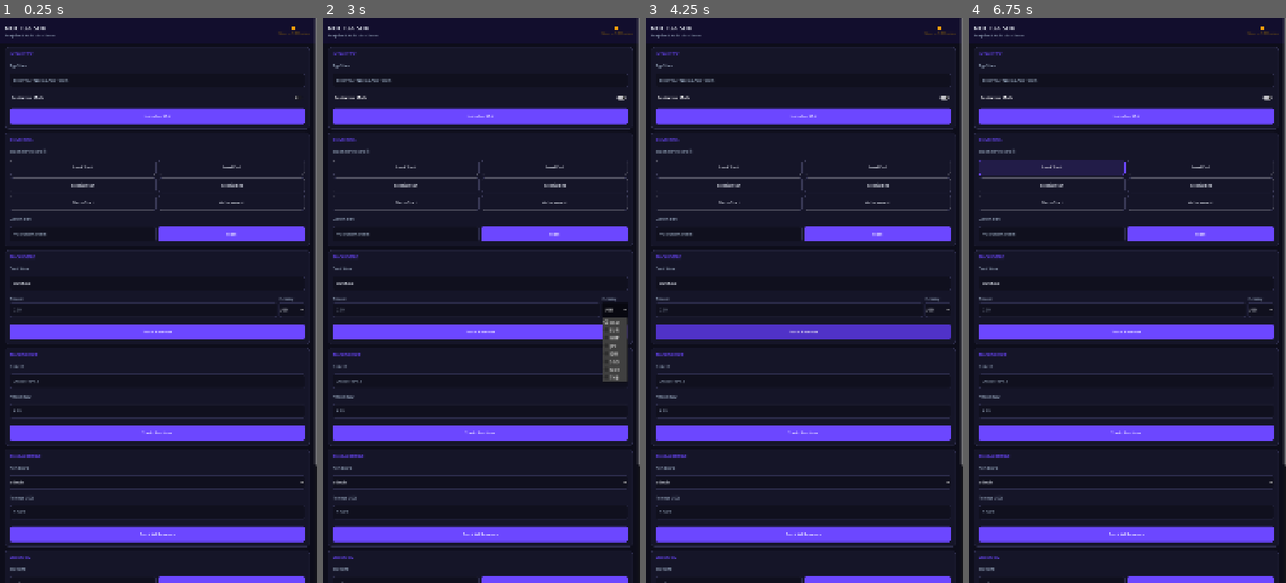
Above: before the commit, frames 1-4 (left to right).
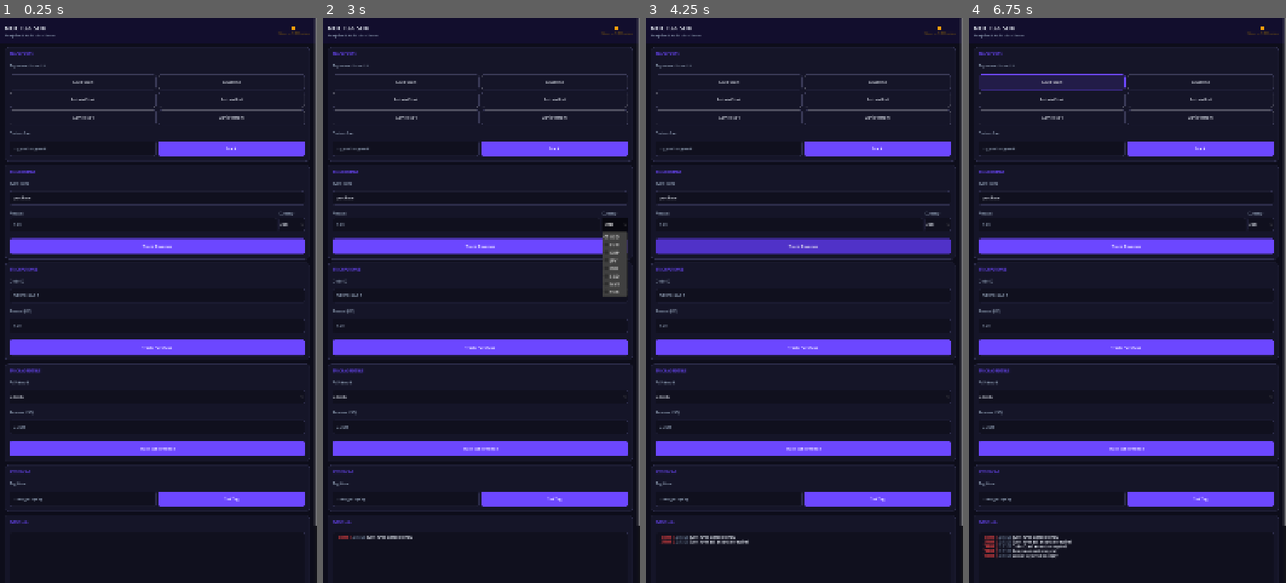
Above: after the commit, the same moments.

Repository: NoctuaLabs/noctua-godot-sample
Game: Godot game, scene res://scenes/main.tscn
Two runs of this game, one before a commit and one after it. Both use one fixed random seed, a clock stepped at 60 frames per second and the inputs below.
Inputs (mouse positions are in pixels of both pictures, inside the frame that each line leads up to):
- Up to frame 1 (0.25 s): no input
- Up to frame 2 (3 s): click (481, 97) at 0.5 s, where only the run before the commit has a clickable "Production Mode"; click (481, 114) at 1.25 s, where only the run before the commit has a clickable "Initialize SDK"; click "Track" at 2 s; click "USD" at 2.75 s
- Up to frame 3 (4.25 s): click "Track Revenue" at 3.5 s
- Up to frame 4 (6.75 s): click "Track Purchase" at 4.25 s; click "Track Ad Revenue" at 5 s; click (1200, 498) at 5.75 s, where only the run after the commit has a clickable "Set Tag"; click "Level Start" at 6.5 s

The runs differ from the first frame. In frame 1, 28% of the frame differs, in the area x 1-100%, y 6-100%; in frame 2, 29%; in frame 3, 28%; in frame 4, 30%.
Error after the commit: Compile Error: Failed to compile depended scripts. (res://scripts/main.gd:0)

Commit message:
fix: wire sample app to SDK submodule, remove manual init
- Autoload now points to res://sdk/gd/noctua.gd (SDK source of truth)
- Remove local scripts/noctua.gd redundant wrapper
- Remove manual AppToken / Initialize SDK UI section — SDK auto-inits
  from noctuagg.json via native plugin lifecycle
- Remove unused Noctua/AppToken project setting
- Rename _label() param size→font_sz to fix Control.size shadow warning
- All track_* calls already match the fixed SDK bridge methods

Diff:
--- a/project.godot
+++ b/project.godot
@@ -7,10 +7,6 @@
 ;   param=value ; assign values to parameters
 
 config_version=5
-
-[Noctua]
-
-AppToken=""
 
 [application]
 
@@ -22,7 +18,7 @@
 
 [autoload]
 
-adjust="*res://scripts/noctua.gd"
+adjust="*res://sdk/gd/noctua.gd"
 
 [display]
 
--- a/scripts/main.gd
+++ b/scripts/main.gd
@@ -3,7 +3,7 @@
 # ── Color Palette ──────────────────────────────────────────────────────────
 const COL_BG        := Color(0.051, 0.051, 0.102)       # #0D0D1A
 const COL_CARD      := Color(0.082, 0.082, 0.157)       # #151528
-const COL_HEADER_BG := Color(0.071, 0.055, 0.176)       # #12 0E2D
+const COL_HEADER_BG := Color(0.071, 0.055, 0.176)       # #120E2D
 const COL_ACCENT    := Color(0.424, 0.278, 1.000)       # #6C47FF
 const COL_ACCENT_DK := Color(0.314, 0.196, 0.784)       # #5032C8
 const COL_TEXT      := Color(0.886, 0.906, 0.941)       # #E2E8F0
@@ -23,14 +23,9 @@
 const S_PAD     := 16
 const MAX_LOG   := 60
 
-# ── State ──────────────────────────────────────────────────────────────────
-var _sdk_ready := false
-
 # ── UI References ──────────────────────────────────────────────────────────
 var _status_dot   : ColorRect
 var _status_label : Label
-var _token_input  : LineEdit
-var _prod_toggle  : CheckButton
 var _rev_event    : LineEdit
 var _rev_amount   : LineEdit
 var _rev_currency : OptionButton
@@ -54,15 +49,14 @@
 func _refresh_status() -> void:
 	if Engine.has_singleton("GodotNoctua"):
 		_set_status(COL_SUCCESS, "Native SDK Connected")
-		_sdk_ready = true
 	elif OS.has_feature("editor"):
 		_set_status(COL_WARNING, "Editor  —  SDK Inactive")
 	else:
 		_set_status(COL_ERROR, "Plugin Not Found")
 
 func _set_status(color: Color, text: String) -> void:
-	_status_dot.color   = color
-	_status_label.text  = text
+	_status_dot.color      = color
+	_status_label.text     = text
 	_status_label.modulate = color
 
 # ══════════════════════════════════════════════════════════════════════════
@@ -88,7 +82,6 @@
 	scroll.add_child(root)
 
 	_build_header(root)
-	_build_section_init(root)
 	_build_section_events(root)
 	_build_section_revenue(root)
 	_build_section_purchase(root)
@@ -119,9 +112,8 @@
 	lv.add_theme_constant_override("separation", 3)
 	row.add_child(lv)
 
-	var title := _label("NOCTUA SDK", COL_TEXT, 22)
-	lv.add_child(title)
-	lv.add_child(_label("Analytics & Attribution Demo", COL_SUBTEXT, 12))
+	lv.add_child(_lbl("NOCTUA SDK", COL_TEXT, 22))
+	lv.add_child(_lbl("Analytics & Attribution Demo", COL_SUBTEXT, 12))
 
 	# status block
 	var sv := VBoxContainer.new()
@@ -136,39 +128,15 @@
 	_status_dot.color = COL_WARNING
 	dot_wrap.add_child(_status_dot)
 
-	_status_label = _label("Checking...", COL_SUBTEXT, 10)
+	_status_label = _lbl("Checking...", COL_SUBTEXT, 10)
 	_status_label.horizontal_alignment = HORIZONTAL_ALIGNMENT_CENTER
 	sv.add_child(_status_label)
 
-# ── Initialize SDK ─────────────────────────────────────────────────────────
-
-func _build_section_init(p: VBoxContainer) -> void:
-	var vb := _section(p, "INITIALIZE SDK")
-
-	vb.add_child(_label("App Token", COL_SUBTEXT, 11))
-	vb.add_child(_vspace(4))
-	_token_input = _lineedit("Enter your Noctua App Token")
-	_token_input.secret = true
-	_token_input.secret_character = "•"
-	vb.add_child(_token_input)
-
-	vb.add_child(_vspace(10))
-
-	_prod_toggle = CheckButton.new()
-	_prod_toggle.text = "Production Mode"
-	_prod_toggle.button_pressed = false
-	_prod_toggle.add_theme_color_override("font_color", COL_TEXT)
-	_prod_toggle.add_theme_font_size_override("font_size", 13)
-	vb.add_child(_prod_toggle)
-
-	vb.add_child(_vspace(12))
-	vb.add_child(_btn_primary("Initialize SDK", _on_init_pressed))
-
 # ── Track Events ───────────────────────────────────────────────────────────
 
 func _build_section_events(p: VBoxContainer) -> void:
 	var vb := _section(p, "TRACK EVENTS")
-	vb.add_child(_label("Tap an event to send it", COL_SUBTEXT, 11))
+	vb.add_child(_lbl("Tap an event to send it", COL_SUBTEXT, 11))
 	vb.add_child(_vspace(8))
 
 	var events := [
@@ -194,7 +162,7 @@
 		grid.add_child(btn)
 
 	vb.add_child(_vspace(10))
-	vb.add_child(_label("Custom Event", COL_SUBTEXT, 11))
+	vb.add_child(_lbl("Custom Event", COL_SUBTEXT, 11))
 	vb.add_child(_vspace(4))
 
 	var row := HBoxContainer.new()
@@ -214,7 +182,7 @@
 func _build_section_revenue(p: VBoxContainer) -> void:
 	var vb := _section(p, "TRACK REVENUE")
 
-	vb.add_child(_label("Event Name", COL_SUBTEXT, 11))
+	vb.add_child(_lbl("Event Name", COL_SUBTEXT, 11))
 	vb.add_child(_vspace(4))
 	_rev_event = _lineedit("purchase")
 	_rev_event.text = "purchase"
@@ -230,14 +198,14 @@
 	ac.size_flags_horizontal = Control.SIZE_EXPAND_FILL
 	ac.add_theme_constant_override("separation", 4)
 	row.add_child(ac)
-	ac.add_child(_label("Amount", COL_SUBTEXT, 11))
+	ac.add_child(_lbl("Amount", COL_SUBTEXT, 11))
 	_rev_amount = _lineedit("0.99")
 	ac.add_child(_rev_amount)
 
 	var cc := VBoxContainer.new()
 	cc.add_theme_constant_override("separation", 4)
 	row.add_child(cc)
-	cc.add_child(_label("Currency", COL_SUBTEXT, 11))
+	cc.add_child(_lbl("Currency", COL_SUBTEXT, 11))
 	_rev_currency = _option_currencies()
 	cc.add_child(_rev_currency)
 
@@ -249,13 +217,13 @@
 func _build_section_purchase(p: VBoxContainer) -> void:
 	var vb := _section(p, "TRACK PURCHASE")
 
-	vb.add_child(_label("Order ID", COL_SUBTEXT, 11))
+	vb.add_child(_lbl("Order ID", COL_SUBTEXT, 11))
 	vb.add_child(_vspace(4))
 	_order_id = _lineedit("ORDER-%d" % randi_range(10000, 99999))
 	vb.add_child(_order_id)
 
 	vb.add_child(_vspace(10))
-	vb.add_child(_label("Amount (USD)", COL_SUBTEXT, 11))
+	vb.add_child(_lbl("Amount (USD)", COL_SUBTEXT, 11))
 	vb.add_child(_vspace(4))
 	_pur_amount = _lineedit("4.99")
 	vb.add_child(_pur_amount)
@@ -268,7 +236,7 @@
 func _build_section_ad_revenue(p: VBoxContainer) -> void:
 	var vb := _section(p, "TRACK AD REVENUE")
 
-	vb.add_child(_label("Ad Network", COL_SUBTEXT, 11))
+	vb.add_child(_lbl("Ad Network", COL_SUBTEXT, 11))
 	vb.add_child(_vspace(4))
 	_ad_source = OptionButton.new()
 	for src in ["admob", "applovin", "ironsource", "unity_ads", "mopub", "vungle", "chartboost"]:
@@ -279,7 +247,7 @@
 	vb.add_child(_ad_source)
 
 	vb.add_child(_vspace(10))
-	vb.add_child(_label("Revenue (USD)", COL_SUBTEXT, 11))
+	vb.add_child(_lbl("Revenue (USD)", COL_SUBTEXT, 11))
 	vb.add_child(_vspace(4))
 	_ad_revenue = _lineedit("0.0025")
 	vb.add_child(_ad_revenue)
@@ -292,7 +260,7 @@
 func _build_section_session(p: VBoxContainer) -> void:
 	var vb := _section(p, "SESSION TAG")
 
-	vb.add_child(_label("Tag Name", COL_SUBTEXT, 11))
+	vb.add_child(_lbl("Tag Name", COL_SUBTEXT, 11))
 	vb.add_child(_vspace(4))
 
 	var row := HBoxContainer.new()
@@ -314,10 +282,10 @@
 
 	var log_bg := PanelContainer.new()
 	var ls := StyleBoxFlat.new()
-	ls.bg_color          = COL_INPUT
-	ls.corner_radius_top_left     = 8
-	ls.corner_radius_top_right    = 8
-	ls.corner_radius_bottom_left  = 8
+	ls.bg_color                  = COL_INPUT
+	ls.corner_radius_top_left    = 8
+	ls.corner_radius_top_right   = 8
+	ls.corner_radius_bottom_left = 8
 	ls.corner_radius_bottom_right = 8
 	ls.border_width_left   = 1
 	ls.border_width_right  = 1
@@ -331,33 +299,20 @@
 	log_bg.add_child(lm)
 
 	_log_rtl = RichTextLabel.new()
-	_log_rtl.bbcode_enabled          = true
-	_log_rtl.custom_minimum_size.y   = 220
-	_log_rtl.scroll_following        = true
-	_log_rtl.size_flags_vertical     = Control.SIZE_EXPAND_FILL
+	_log_rtl.bbcode_enabled         = true
+	_log_rtl.custom_minimum_size.y  = 220
+	_log_rtl.scroll_following       = true
+	_log_rtl.size_flags_vertical    = Control.SIZE_EXPAND_FILL
 	_log_rtl.add_theme_color_override("default_color", COL_TEXT)
 	_log_rtl.add_theme_font_size_override("normal_font_size", 11)
 	lm.add_child(_log_rtl)
 
 	vb.add_child(_vspace(8))
-
-	var clear_btn := _btn_secondary("Clear Log", _on_clear_log)
-	vb.add_child(clear_btn)
+	vb.add_child(_btn_secondary("Clear Log", _on_clear_log))
 
 # ══════════════════════════════════════════════════════════════════════════
 # EVENT HANDLERS
 # ══════════════════════════════════════════════════════════════════════════
-
-func _on_init_pressed() -> void:
-	var token := _token_input.text.strip_edges()
-	if token.is_empty():
-		_log("ERROR", "App Token is required", COL_ERROR)
-		return
-	var prod := _prod_toggle.button_pressed
-	adjust.init(token, prod)
-	_sdk_ready = true
-	_set_status(COL_SUCCESS, "SDK Initialized")
-	_log("INIT", "token=...%s  mode=%s" % [token.right(4), "prod" if prod else "sandbox"], COL_SUCCESS)
 
 func _on_event_pressed(event_name: String) -> void:
 	adjust.track_event(event_name)
@@ -431,10 +386,10 @@
 
 	var pc := PanelContainer.new()
 	var s  := StyleBoxFlat.new()
-	s.bg_color                  = COL_CARD
-	s.corner_radius_top_left    = S_RADIUS
-	s.corner_radius_top_right   = S_RADIUS
-	s.corner_radius_bottom_left = S_RADIUS
+	s.bg_color                   = COL_CARD
+	s.corner_radius_top_left     = S_RADIUS
+	s.corner_radius_top_right    = S_RADIUS
+	s.corner_radius_bottom_left  = S_RADIUS
 	s.corner_radius_bottom_right = S_RADIUS
 	s.border_width_left   = 1
 	s.border_width_right  = 1
@@ -451,15 +406,12 @@
 	vb.add_theme_constant_override("separation", 6)
 	inner.add_child(vb)
 
-	# accent section title
-	var t := _label(title, COL_ACCENT, 11)
-	vb.add_child(t)
-
-	# thin divider
+	vb.add_child(_lbl(title, COL_ACCENT, 11))
+
 	var sep := HSeparator.new()
 	var ds  := StyleBoxFlat.new()
-	ds.bg_color          = COL_BORDER
-	ds.content_margin_top = 0
+	ds.bg_color             = COL_BORDER
+	ds.content_margin_top    = 0
 	ds.content_margin_bottom = 0
 	sep.add_theme_stylebox_override("separator", ds)
 	vb.add_child(sep)
@@ -484,7 +436,6 @@
 	btn.text = text
 	btn.custom_minimum_size.y = BTN_H
 	btn.size_flags_horizontal = Control.SIZE_EXPAND_FILL
-
 	var n := _sbox_flat(COL_ACCENT, BTN_R)
 	var h := _sbox_flat(COL_ACCENT_DK, BTN_R)
 	btn.add_theme_stylebox_override("normal",  n)
@@ -500,7 +451,6 @@
 	btn.text = text
 	btn.custom_minimum_size.y = BTN_H
 	btn.size_flags_horizontal = Control.SIZE_EXPAND_FILL
-
 	var n := _sbox_outline(COL_BORDER, Color.TRANSPARENT, BTN_R)
 	var h := _sbox_outline(COL_ACCENT, Color(COL_ACCENT.r, COL_ACCENT.g, COL_ACCENT.b, 0.15), BTN_R)
 	btn.add_theme_stylebox_override("normal",  n)
@@ -516,10 +466,9 @@
 
 func _lineedit(placeholder: String) -> LineEdit:
 	var le := LineEdit.new()
-	le.placeholder_text        = placeholder
-	le.custom_minimum_size.y   = INPUT_H
-	le.size_flags_horizontal   = Control.SIZE_EXPAND_FILL
-
+	le.placeholder_text      = placeholder
+	le.custom_minimum_size.y = INPUT_H
+	le.size_flags_horizontal = Control.SIZE_EXPAND_FILL
 	var n := _sbox_outline_padded(COL_BORDER, COL_INPUT, 6, 12)
 	var f := _sbox_outline_padded(COL_ACCENT, COL_INPUT, 6, 12)
 	le.add_theme_stylebox_override("normal", n)
@@ -529,11 +478,12 @@
 	le.add_theme_font_size_override("font_size", 13)
 	return le
 
-func _label(text: String, color: Color, size: int) -> Label:
+## Creates a Label. Parameter named `font_sz` to avoid shadowing Control.size.
+func _lbl(text: String, color: Color, font_sz: int) -> Label:
 	var l := Label.new()
 	l.text = text
 	l.add_theme_color_override("font_color", color)
-	l.add_theme_font_size_override("font_size", size)
+	l.add_theme_font_size_override("font_size", font_sz)
 	return l
 
 func _option_currencies() -> OptionButton:
--- a/scripts/noctua.gd
+++ /dev/null
@@ -1,56 +0,0 @@
-extends Node
-
-var _noctua = null
-
-func _ready() -> void:
-	if Engine.has_singleton("GodotNoctua"):
-		_noctua = Engine.get_singleton("GodotNoctua")
-	else:
-		push_warning("Noctua plugin not found! Running without native SDK.")
-	if ProjectSettings.has_setting("Noctua/AppToken"):
-		var token: String = ProjectSettings.get_setting("Noctua/AppToken")
-		if not token.is_empty():
-			init(token, not OS.is_debug_build())
-	else:
-		push_warning("Noctua/AppToken not configured. Call adjust.init() manually.")
-
-# --- Core ---
-
-func init(token: String, production := false) -> void:
-	if _noctua != null:
-		_noctua.init(token, production)
-		print("Noctua SDK initialized (production=%s)" % str(production))
-
-# --- Event Tracking ---
-
-func track_event(event: String) -> void:
-	if _noctua != null:
-		_noctua.trackEvent(event)
-
-func track_event_with_params(event: String, params: Dictionary) -> void:
-	if _noctua != null:
-		_noctua.track_event(event, params)
-
-# --- Revenue Tracking ---
-
-func track_revenue(event: String, revenue: float, currency := "USD") -> void:
-	if _noctua != null:
-		_noctua.trackRevenue(event, revenue, currency)
-
-func track_purchase(order_id: String, amount: String, currency: String, payload: Dictionary) -> void:
-	if _noctua != null:
-		_noctua.track_purchase(order_id, amount, currency, payload)
-
-func track_ad_revenue(ad_source: String, revenue: String, currency: String, params: Dictionary) -> void:
-	if _noctua != null:
-		_noctua.track_ad_revenue(ad_source, revenue, currency, params)
-
-func track_custom_event_with_revenue(event_name: String, revenue: String, currency: String, payload: Dictionary) -> void:
-	if _noctua != null:
-		_noctua.track_custom_event_with_revenue(event_name, revenue, currency, payload)
-
-# --- Session ---
-
-func set_session_tag(session_name: String) -> void:
-	if _noctua != null:
-		_noctua.set_session_tag(session_name)
Not shown, removed: scripts/noctua.gd.uid
